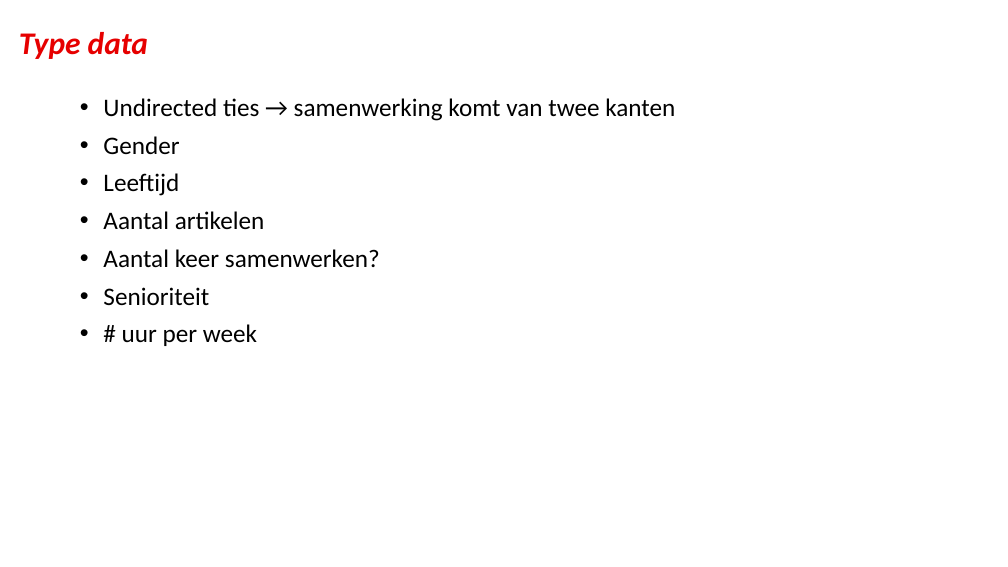
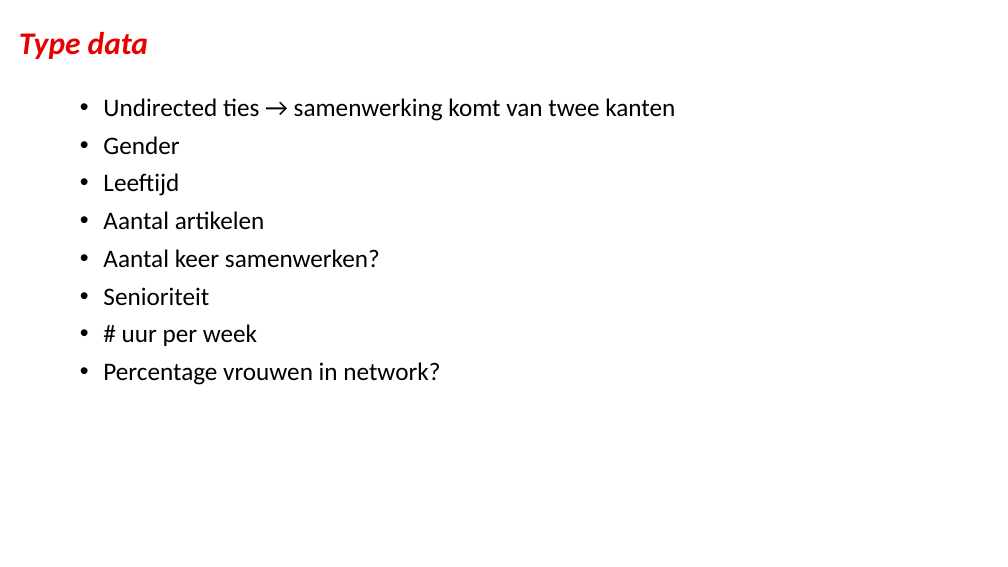
Before and after one commit to StijnvanHelmondt/LabJournal, a slide deck: slide 4 of docs/Pres discussie voortgang 27 september.pptx. Drawn at 1008x567 pixels with LibreOffice and Linux fonts; fonts in the diff are those of the drawing. Boxes give left, top, right and bottom in pixels: in the first picture for what was removed or moved away, otherwise in the second. Text is boxed around its words. In the diff, an @@ line names an element or a change of style, - is before the commit and + after.

```diff
--- a/docs/Pres discussie voortgang 27 september.pptx
+++ b/docs/Pres discussie voortgang 27 september.pptx
@@ text at box(103, 362, 440, 385): paragraph added @@
+• Percentage vrouwen in network?
```
Also in this commit, not shown: 53 other files.
